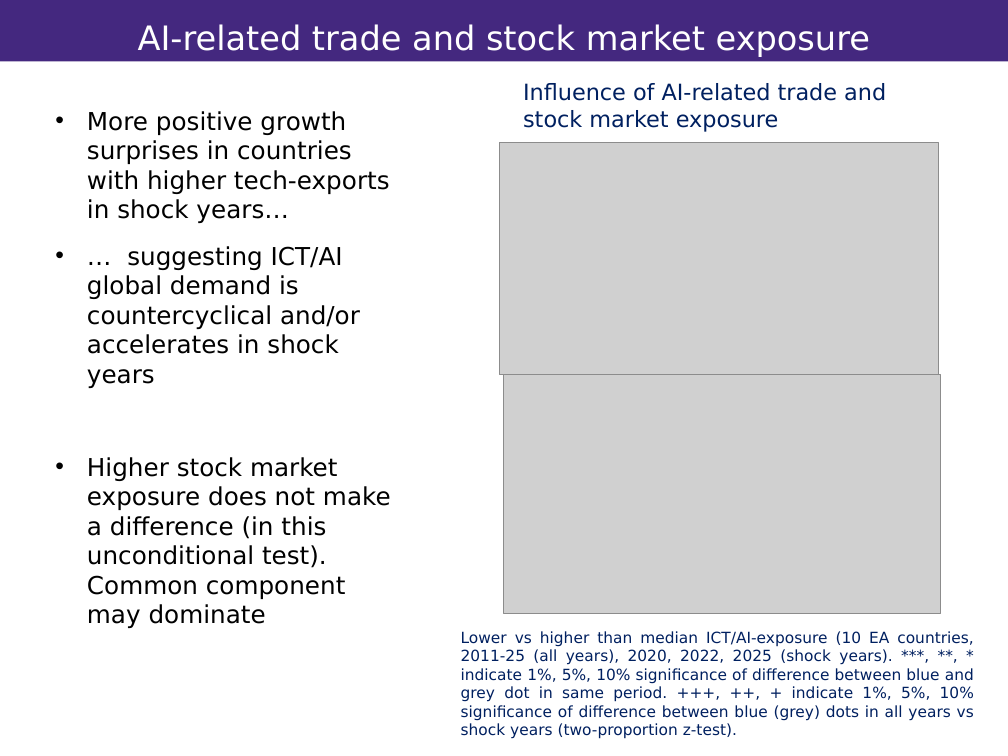
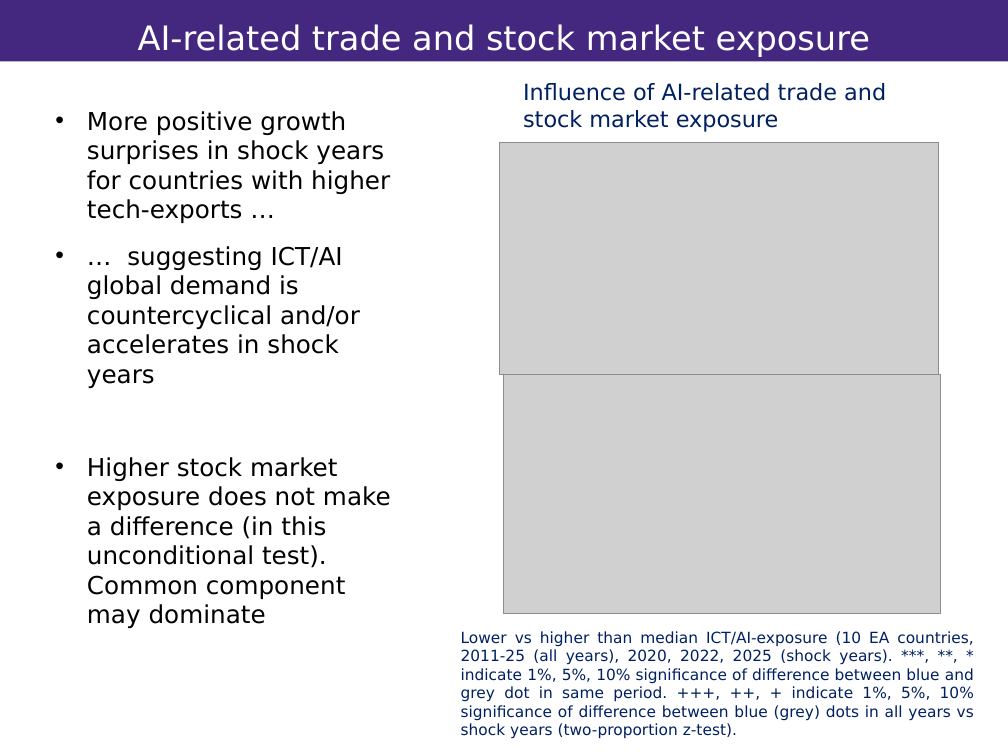
Before and after one commit to vandenEnd/scripts, a slide deck: slide 7 of Resilience.pptx. Drawn at 1008x756 pixels with LibreOffice and Linux fonts; fonts in the diff are those of the drawing; grey boxes stand for pictures; background and template pictures are left out. Boxes give left, top, right and bottom in pixels: in the first picture for what was removed or moved away, otherwise in the second. Text is boxed around its words. In the diff, an @@ line names an element or a change of style, - is before the commit and + after.

```diff
--- a/Resilience.pptx
+++ b/Resilience.pptx
@@ text at [87, 111, 390, 223]: text changed @@
-• More positive growth surprises in countries with higher tech-exports in shock years…
+• More positive growth surprises in shock years for countries with higher tech-exports …
```
Also in this commit, not shown: 5 other slides changed.
